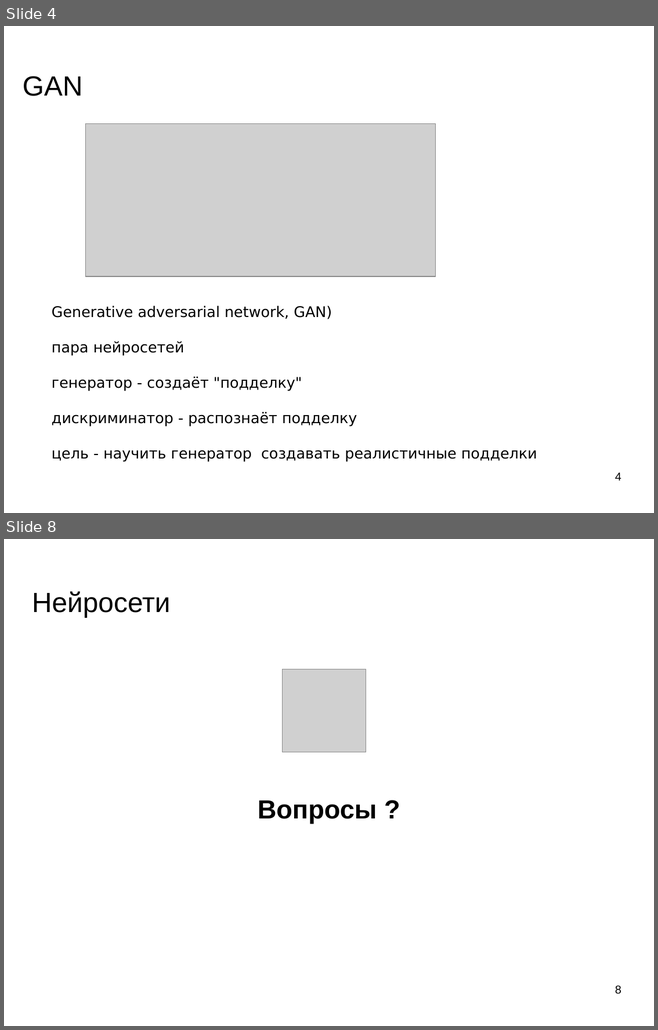
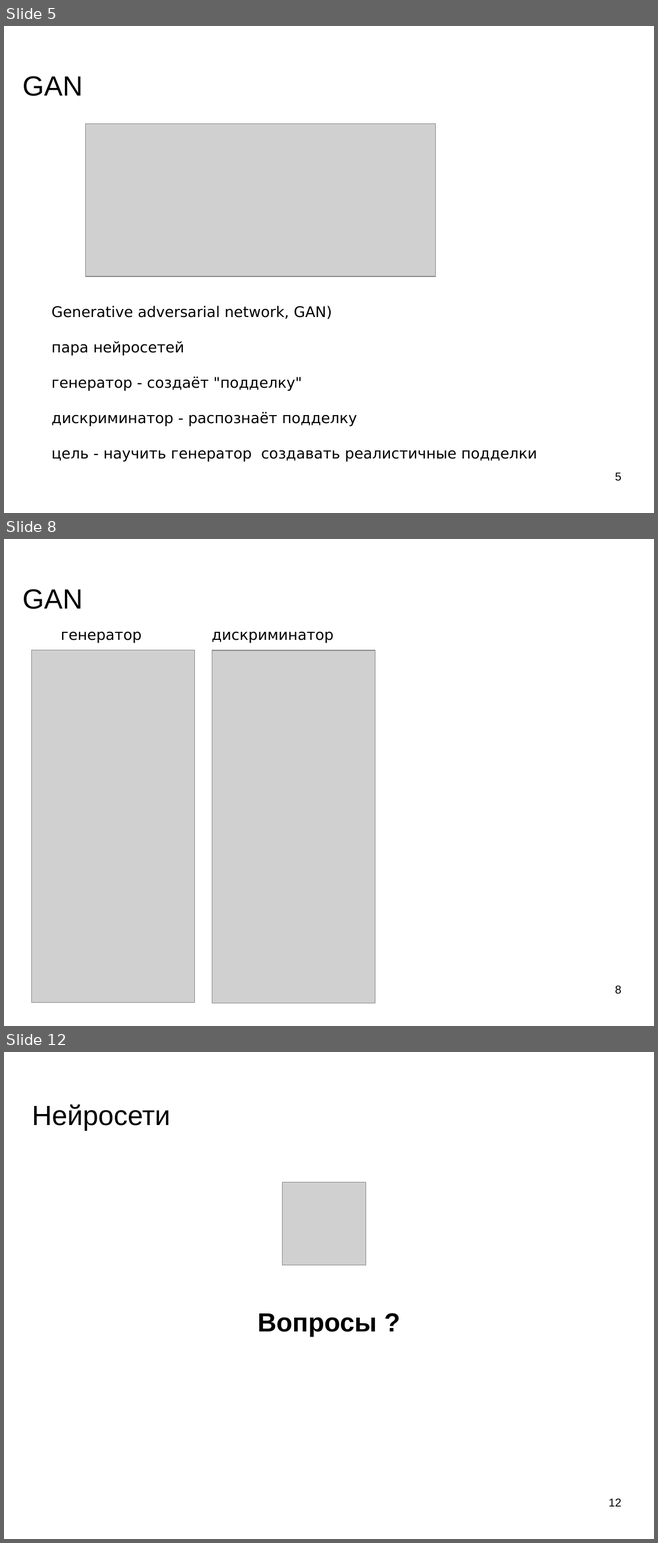
Before and after one commit to mechanoid5/ml_lectorium_legacy, a slide deck: 23-gan.odp. Shown one above the other, each under a label of ours: slides 4 and 8 before the commit, slides 5, 8 and 12 after it; the slides between them are not shown. The pictures are 658x1030 and 658x1543 pixels, drawn with LibreOffice and Linux fonts; fonts in the diff are those of the drawing; grey boxes stand for pictures; background and template pictures are left out. Boxes give left, top, right and bottom in pixels: in the first picture for what was removed or moved away, otherwise in the second. Text is boxed around its words. In the diff, an @@ line names an element or a change of style, - is before the commit and + after.

```diff
--- a/23-gan.odp
+++ b/23-gan.odp
@@ slide 8 added at bbox=[4, 539, 654, 1026], background picture (left out) @@
@@ title added at bbox=[23, 589, 83, 609], 33.9 pt, text #000000 @@
+GAN
@@ text added at bbox=[61, 631, 333, 643], 18 pt, text #000000 @@
+генератор дискриминатор
@@ picture added at bbox=[32, 650, 195, 1003] @@
@@ picture added at bbox=[212, 650, 375, 1004] @@
@@ page number added at bbox=[615, 986, 621, 994], 14 pt, text #000000 @@
+8
@@ what was slide 4 is now slide 5 @@
@@ page number at bbox=[615, 473, 621, 481]: text changed @@
-4
+5
@@ what was slide 8 is now slide 12 @@
@@ page number at bbox=[608, 1499, 621, 1507]: text changed @@
-8
+12
```
Also in this commit, not shown: 3 slides changed, 3 other slides added, 1 other file.
